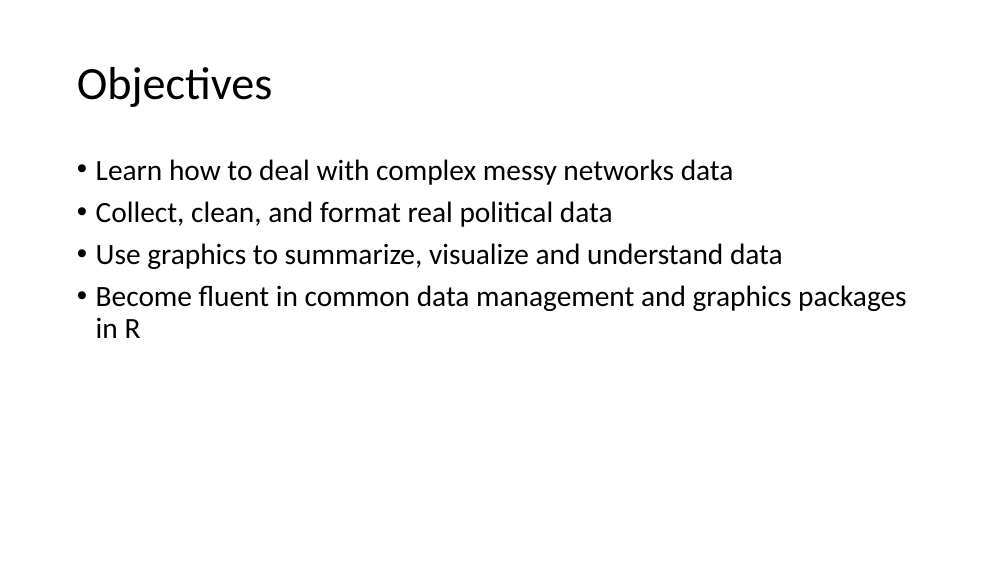
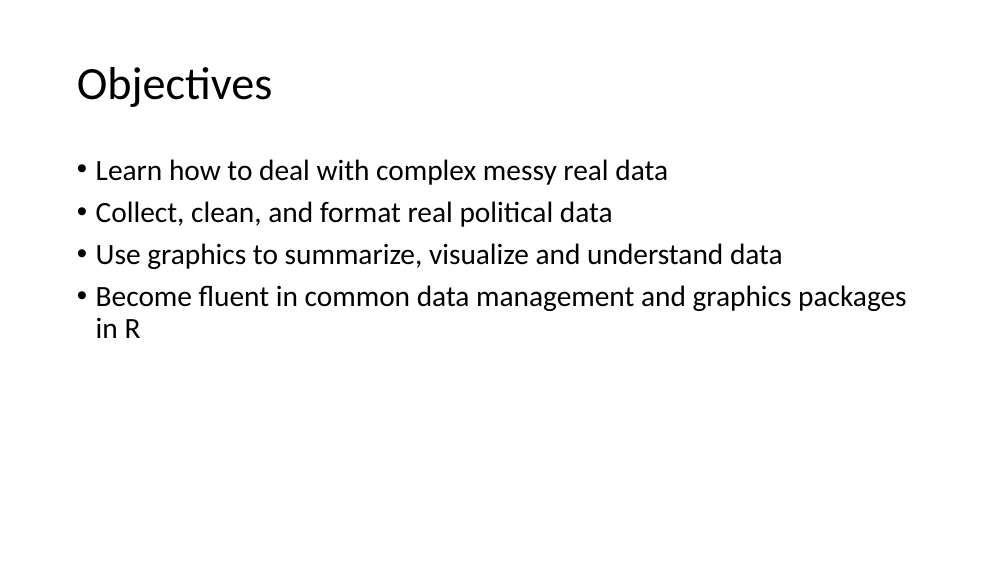
Before and after one commit to ochyzh/POL478, a slide deck: slide 6 of public/materials/01_Introduction.pptx. Drawn at 1008x567 pixels with LibreOffice and Linux fonts; fonts in the diff are those of the drawing. Boxes give left, top, right and bottom in pixels: in the first picture for what was removed or moved away, otherwise in the second. Text is boxed around its words. In the diff, an @@ line names an element or a change of style, - is before the commit and + after.

```diff
--- a/public/materials/01_Introduction.pptx
+++ b/public/materials/01_Introduction.pptx
@@ text at bbox=[96, 159, 668, 185]: text changed @@
-• Learn how to deal with complex messy networks data
+• Learn how to deal with complex messy real data
```
Also in this commit, not shown: 1 other slide changed, 14 other files.
